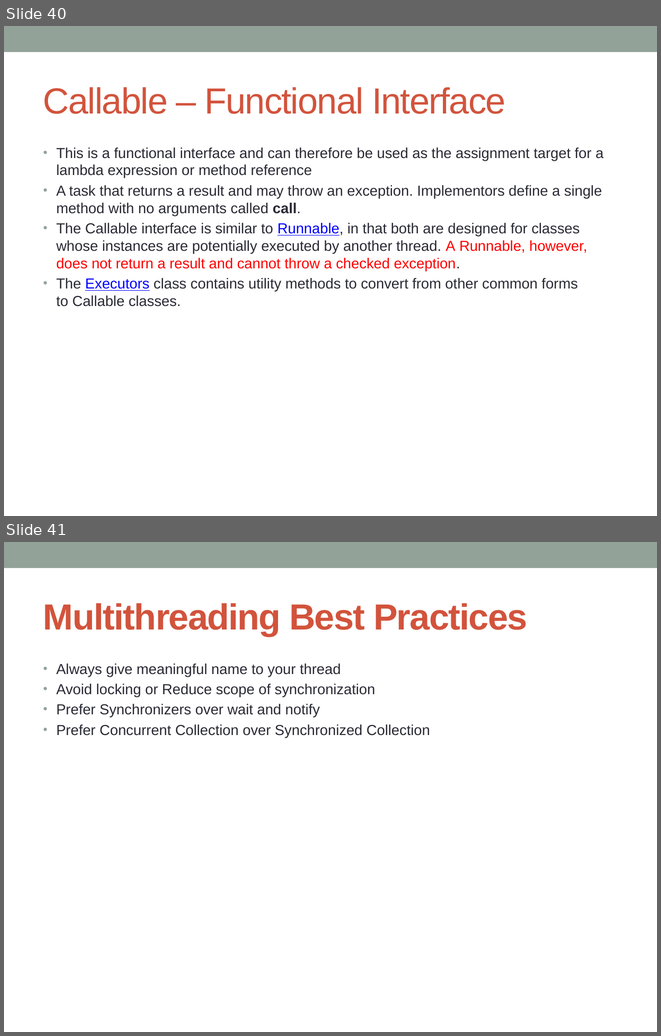
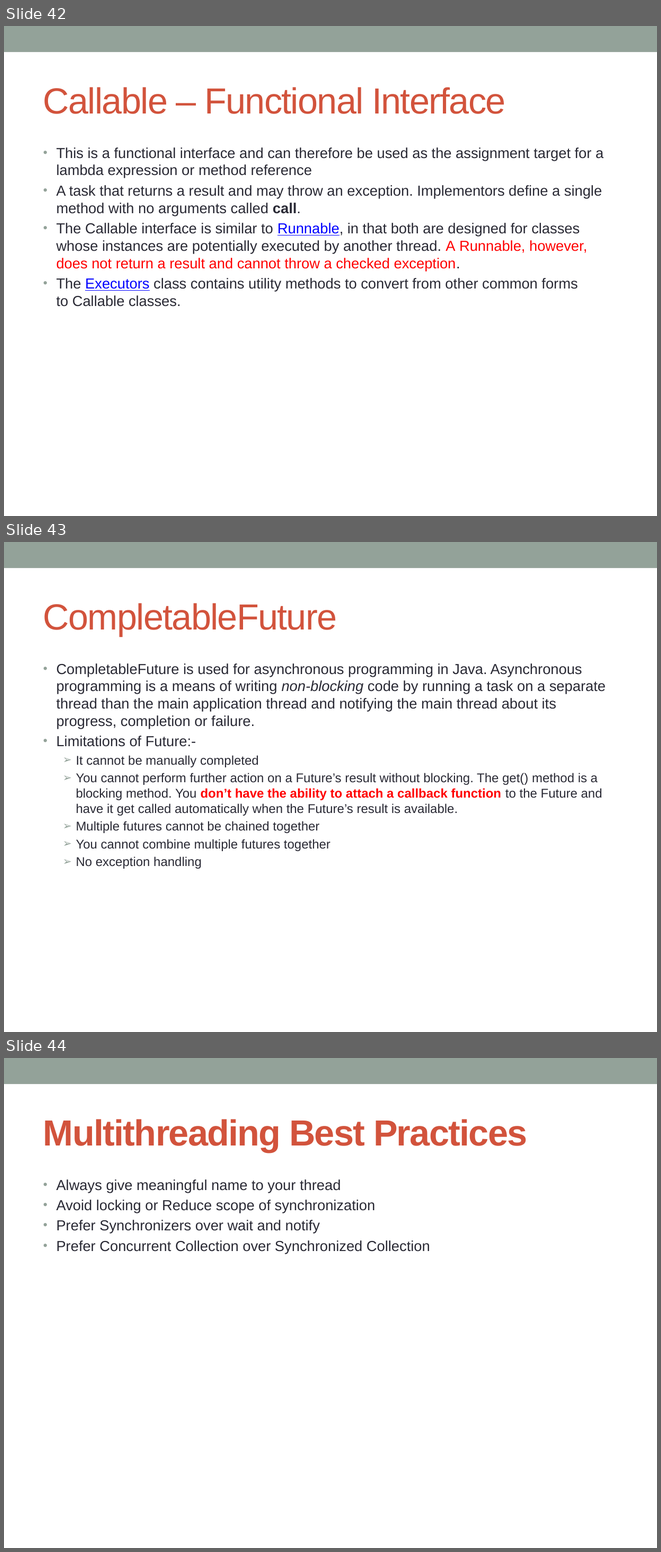
Before and after one commit to notionquest/ProjectDocumentation, a slide deck: MultiThreading.pptx. Shown one above the other, each under a label of ours: slides 40 and 41 before the commit, slides 42, 43 and 44 after it. The pictures are 661x1036 and 661x1552 pixels, drawn with LibreOffice and Linux fonts; fonts in the diff are those of the drawing. Boxes give left, top, right and bottom in pixels: in the first picture for what was removed or moved away, otherwise in the second. Text is boxed around its words. In the diff, an @@ line names an element or a change of style, - is before the commit and + after.

```diff
--- a/MultiThreading.pptx
+++ b/MultiThreading.pptx
@@ slide 43 added at [4, 542, 657, 1032], background #FFFFFF; not listed: 1 template element that a slide beside it also shows @@
@@ title added at [43, 603, 337, 636], 40 pt, text #D2533C @@
+CompletableFuture
@@ text added at [56, 663, 606, 868], 14 pt, text #292934 @@
+• CompletableFuture is used for asynchronous programming in Java. Asynchronous programming is a means of writing non-blocking code by running a task on a separate thread than the main application thread and notifying the main thread about its progress, completion or failure.
+• Limitations of Future:-
+  ➢ It cannot be manually completed
+  ➢ You cannot perform further action on a Future’s result without blocking. The get() method is a blocking method. You don’t have the ability to attach a callback function to the Future and have it get called automatically when the Future’s result is available.
+  ➢ Multiple futures cannot be chained together
+  ➢ You cannot combine multiple futures together
+  ➢ No exception handling
@@ what was slide 40 is now slide 42 @@
@@ what was slide 41 is now slide 44 @@
```
Also in this commit, not shown: 1 slide changed, 2 other slides added.
